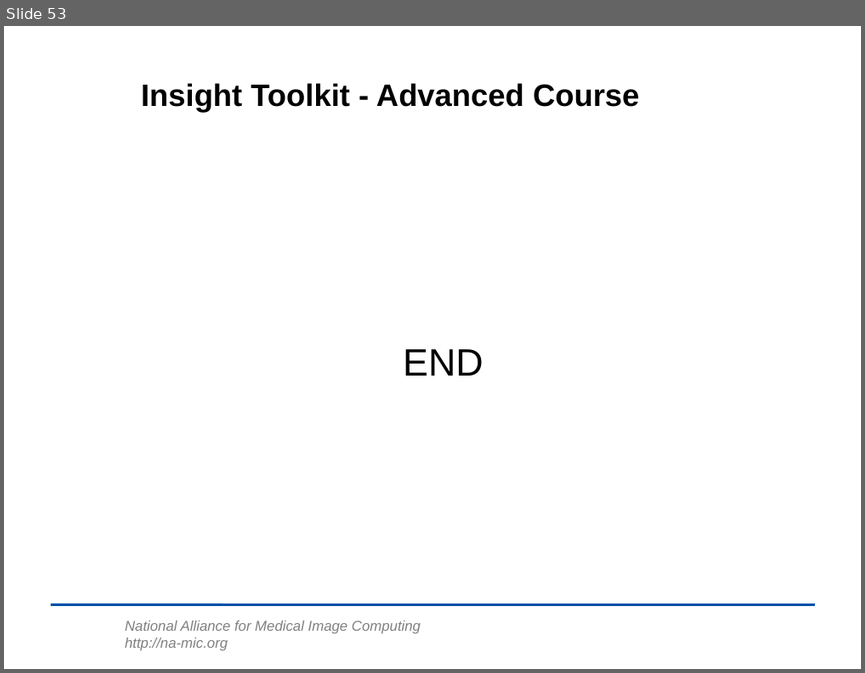
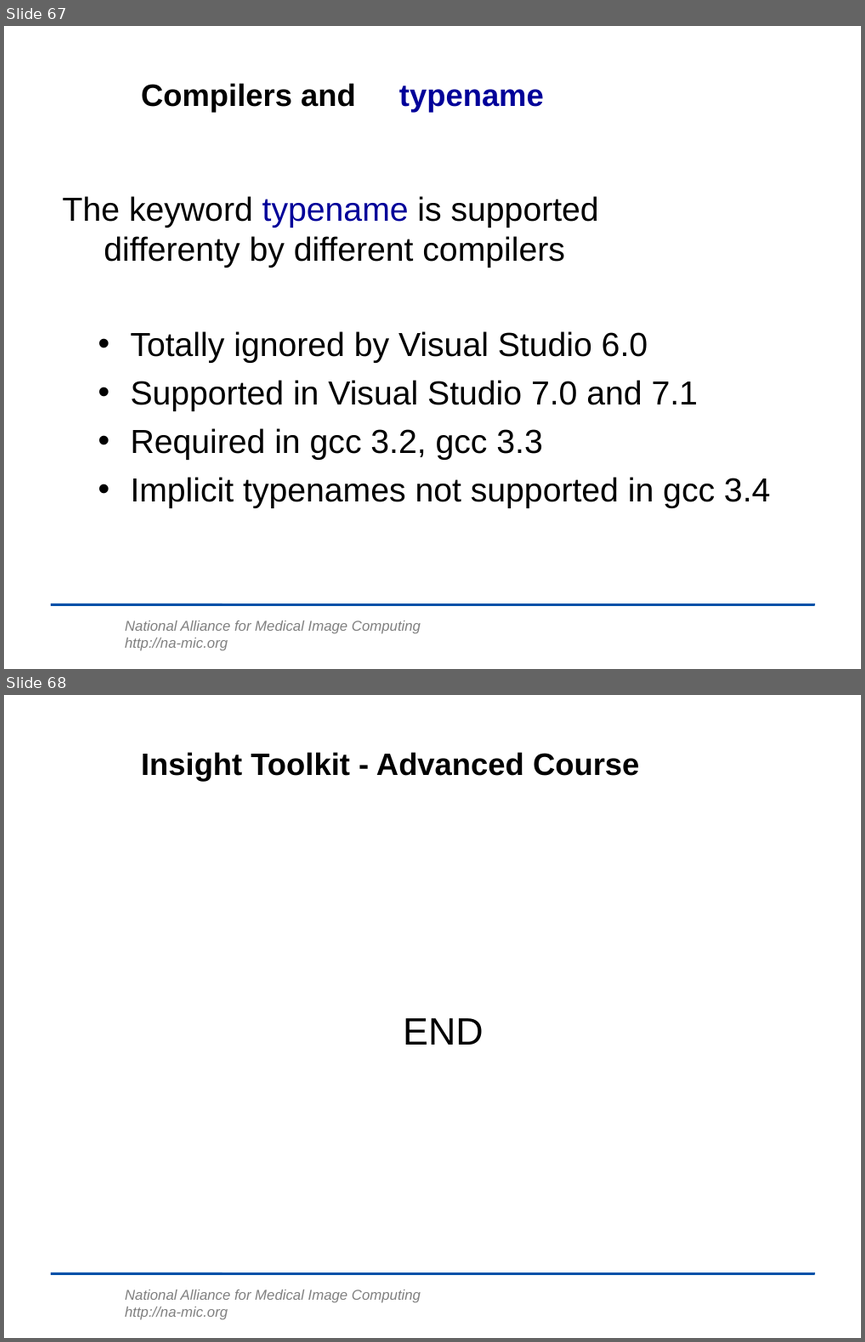
Before and after one commit to lheckemann/namic-sandbox, a slide deck: ITKAdvancedCourse/doc/presentations/Insight-DesignPatterns.ppt. Shown one above the other, each under a label of ours: slide 53 before the commit, slides 67 and 68 after it. The pictures are 865x673 and 865x1342 pixels, drawn with LibreOffice and Linux fonts; fonts in the diff are those of the drawing; background and template pictures are left out. Boxes give left, top, right and bottom in pixels: in the first picture for what was removed or moved away, otherwise in the second. Text is boxed around its words. In the diff, an @@ line names an element or a change of style, - is before the commit and + after.

```diff
--- a/ITKAdvancedCourse/doc/presentations/Insight-DesignPatterns.ppt
+++ b/ITKAdvancedCourse/doc/presentations/Insight-DesignPatterns.ppt
@@ slide 67 added at bbox=[4, 26, 861, 669], background #FFFFFF; not listed: 2 template elements that a slide beside it also shows @@
@@ title added at bbox=[141, 83, 544, 112], 26 pt, text #000000, bold @@
+Compilers and typename
@@ text added at bbox=[63, 196, 599, 267], 28 pt, text #000000 @@
+The keyword typename is supported
+differenty by different compilers
@@ text added at bbox=[131, 331, 770, 508], 28 pt, text #000000 @@
+• Totally ignored by Visual Studio 6.0
+• Supported in Visual Studio 7.0 and 7.1
+• Required in gcc 3.2, gcc 3.3
+• Implicit typenames not supported in gcc 3.4
@@ what was slide 53 is now slide 68 @@
```
Also in this commit, not shown: 2 slides changed, 14 other slides added.
